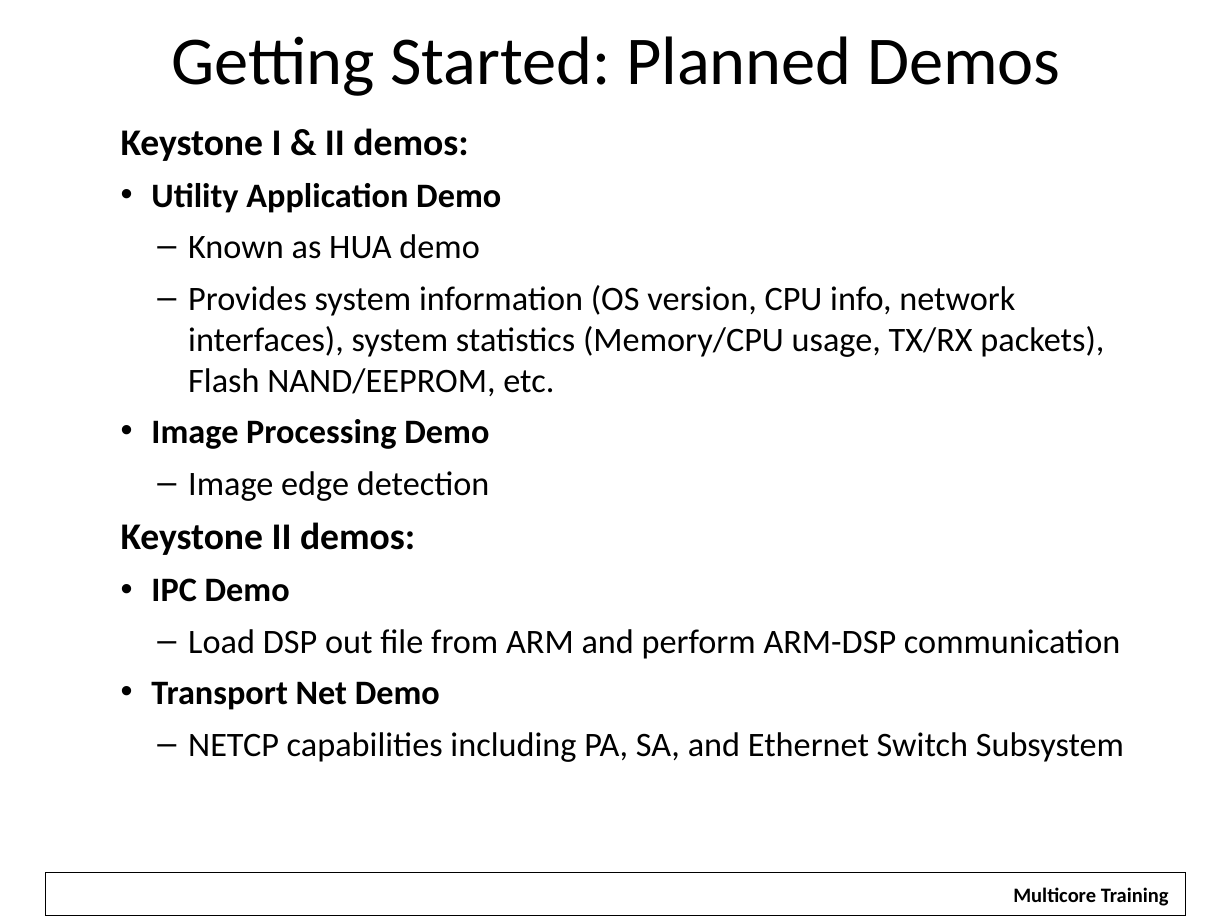
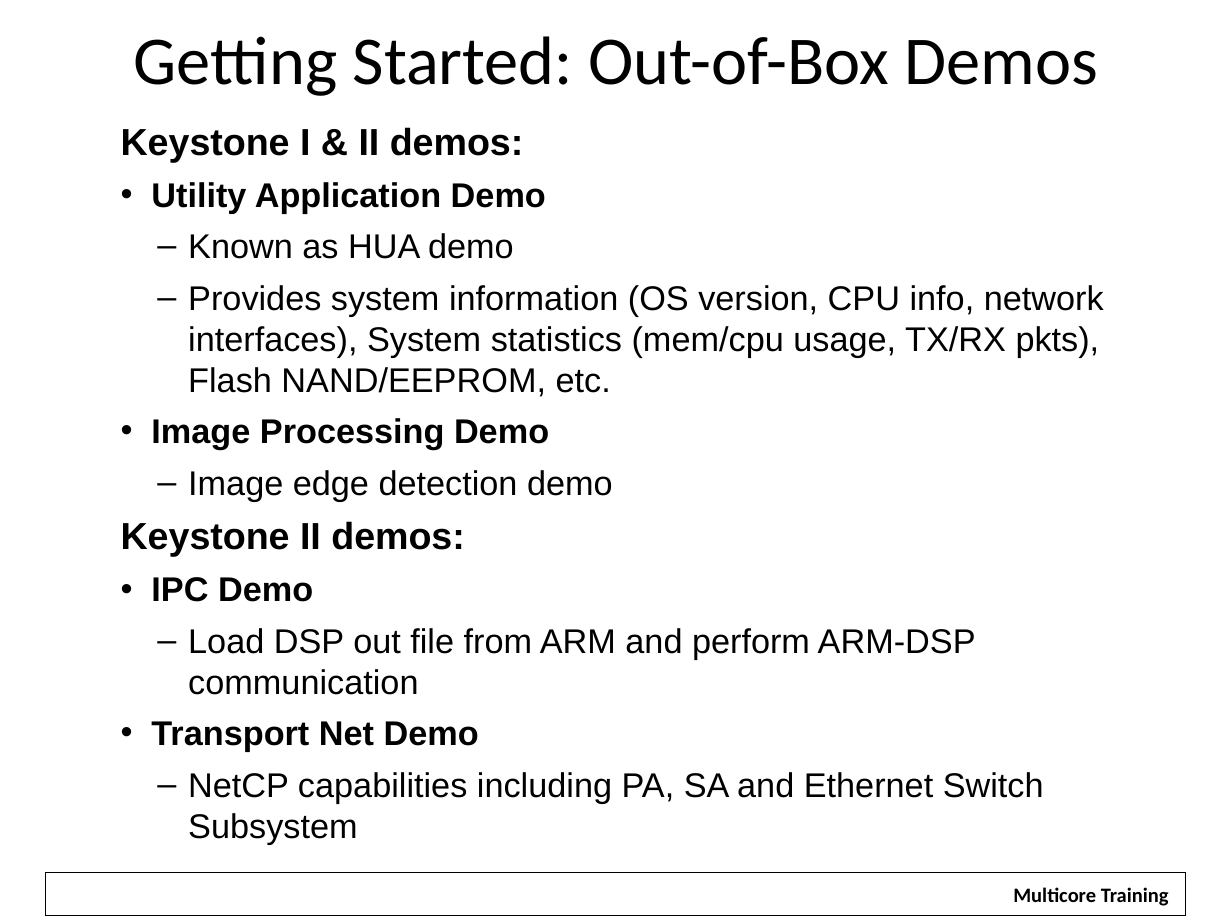
Before and after one commit to hari1989/keystone-workshop, a slide deck: slide 49 of slides/KeyStone Software.pptx (slide 28 before the commit). Drawn at 1232x924 pixels with LibreOffice and Linux fonts; fonts in the diff are those of the drawing; background and template pictures are left out. Boxes give left, top, right and bottom in pixels: in the first picture for what was removed or moved away, otherwise in the second. Text is boxed around its words. In the diff, an @@ line names an element or a change of style, - is before the commit and + after.

```diff
--- a/slides/KeyStone Software.pptx
+++ b/slides/KeyStone Software.pptx
@@ text at [134,36,1098,96]: text changed @@
-Getting Started: Planned Demos
+Getting Started: Out-of-Box Demos
@@ text at [121,127,976,752]: font Calibri to Arial in "Keystone I & II demos:", "Utility Application Demo", "Known as HUA demo", "Image Processing Demo" and 4 more places @@
@@ text at [188,285,1104,397]: text changed; font Calibri to Arial @@
-      – Provides system information (OS version, CPU info, network interfaces), system statistics (Memory/CPU usage, TX/RX packets), Flash NAND/EEPROM, etc.
+      – Provides system information (OS version, CPU info, network interfaces), System statistics (mem/cpu usage, TX/RX pkts), Flash NAND/EEPROM, etc.
@@ text at [188,470,613,501]: text changed; font Calibri to Arial @@
-      – Image edge detection
+      – Image edge detection demo
@@ text at [188,772,1044,803]: text changed; font Calibri to Arial @@
-      – NETCP capabilities including PA, SA, and Ethernet Switch Subsystem
+      – NetCP capabilities including PA, SA and Ethernet Switch Subsystem
```
Also in this commit, not shown: 15 other slides changed, 38 slides added, 8 slides removed.
